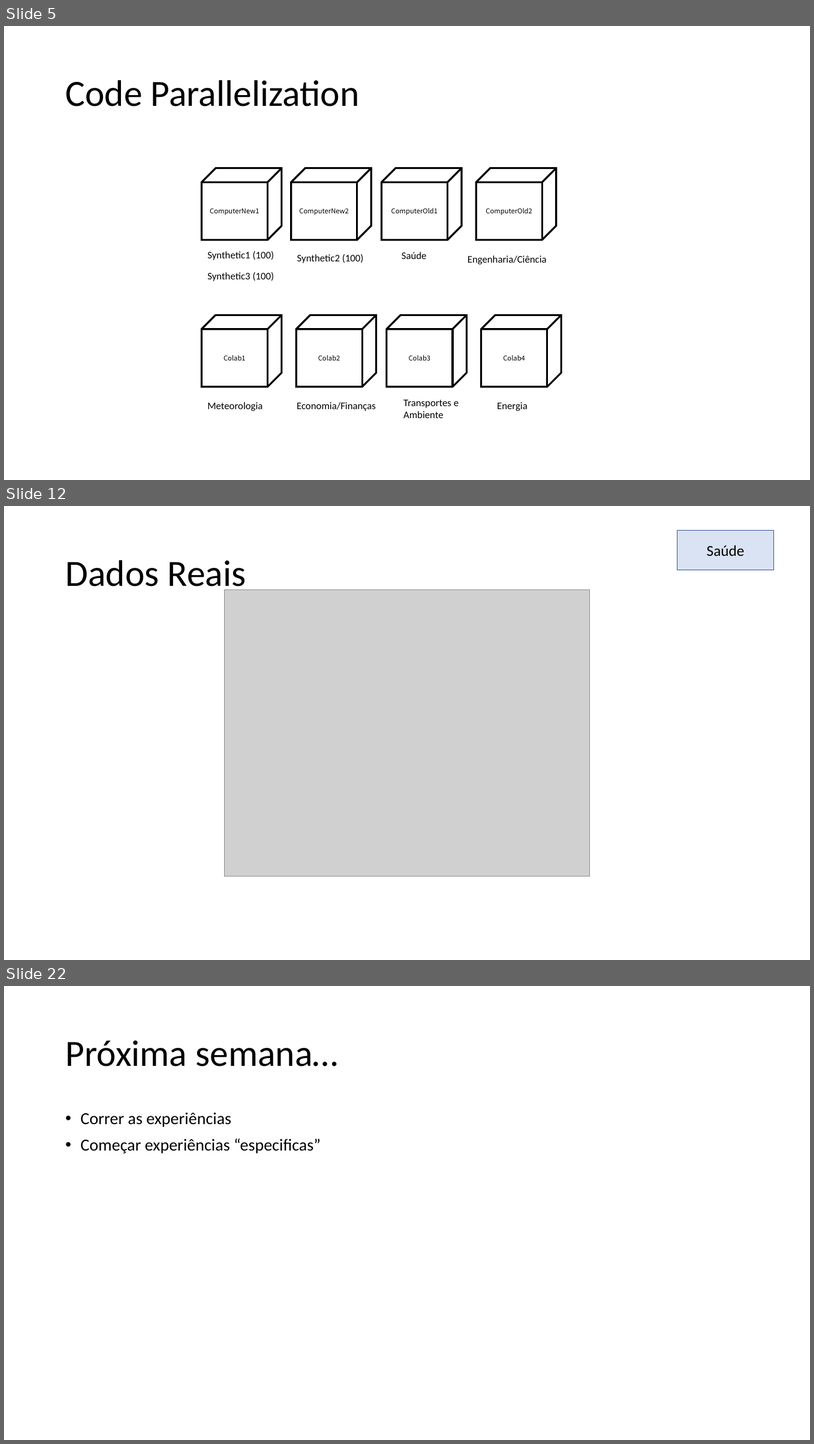
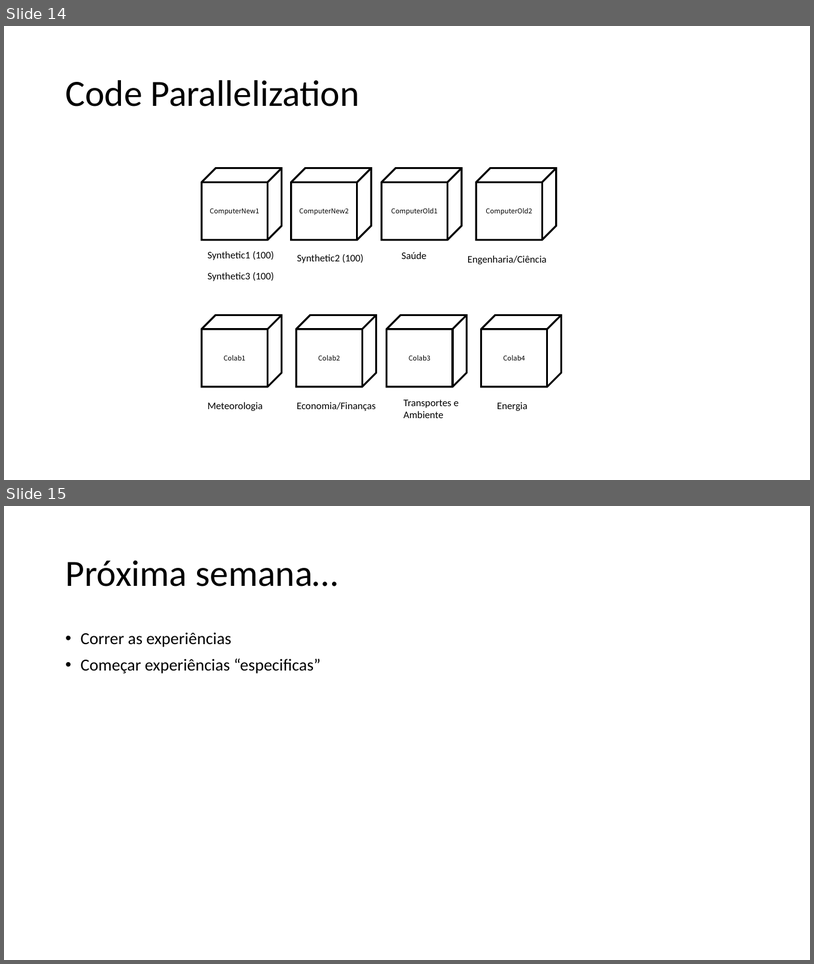
Before and after one commit to MiguelLoureiro98/timecave, a slide deck: papers/.ppt/TimeSeriesCV_31052024.pptx. Shown one above the other, each under a label of ours: slides 5, 12 and 22 before the commit, slides 14 and 15 after it; the slides between them are not shown. The pictures are 814x1444 and 814x964 pixels, drawn with LibreOffice and Linux fonts; fonts in the diff are those of the drawing; grey boxes stand for pictures. Boxes give left, top, right and bottom in pixels: in the first picture for what was removed or moved away, otherwise in the second. Text is boxed around its words. In the diff, an @@ line names an element or a change of style, - is before the commit and + after.

```diff
--- a/papers/.ppt/TimeSeriesCV_31052024.pptx
+++ b/papers/.ppt/TimeSeriesCV_31052024.pptx
@@ slide 12 removed at <box>4,506,810,960</box>, background #FFFFFF @@
@@ rectangle removed at <box>678,530,774,570</box> @@
-Saúde
@@ title removed at <box>65,560,246,595</box> @@
-Dados Reais
@@ picture removed at <box>225,589,590,876</box> @@
@@ what was slide 5 is now slide 14 @@
@@ what was slide 22 is now slide 15 @@
```
Also in this commit, not shown: 5 slides changed, 8 slides added, 15 other slides removed, 1 other file.
